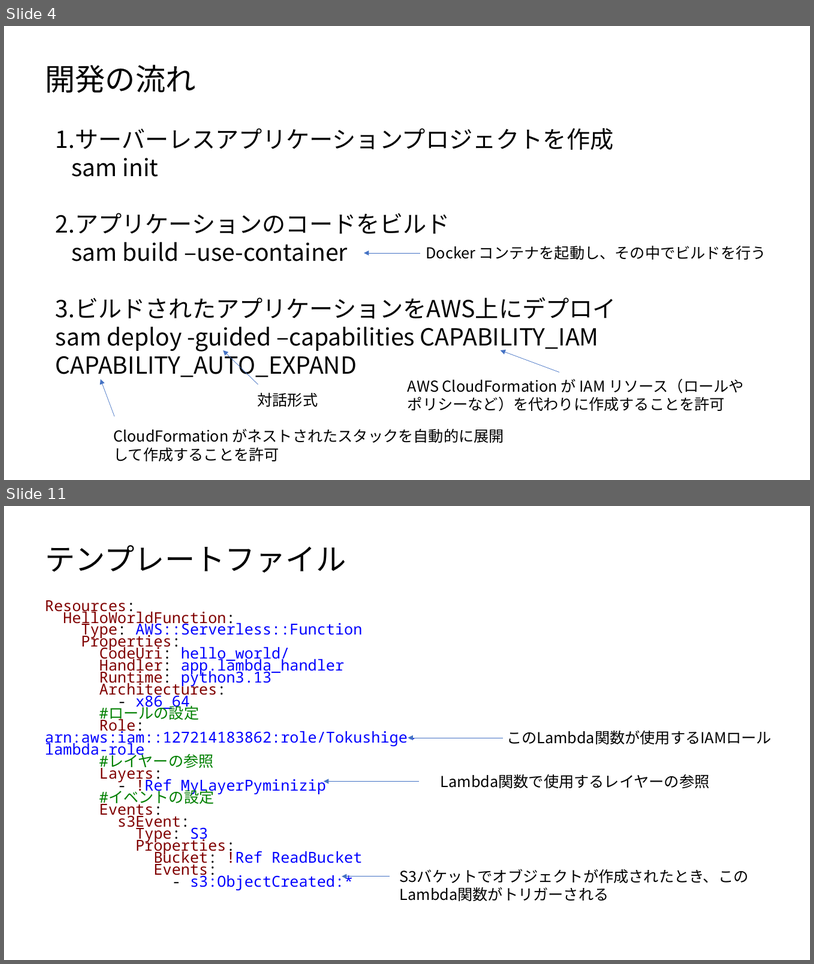
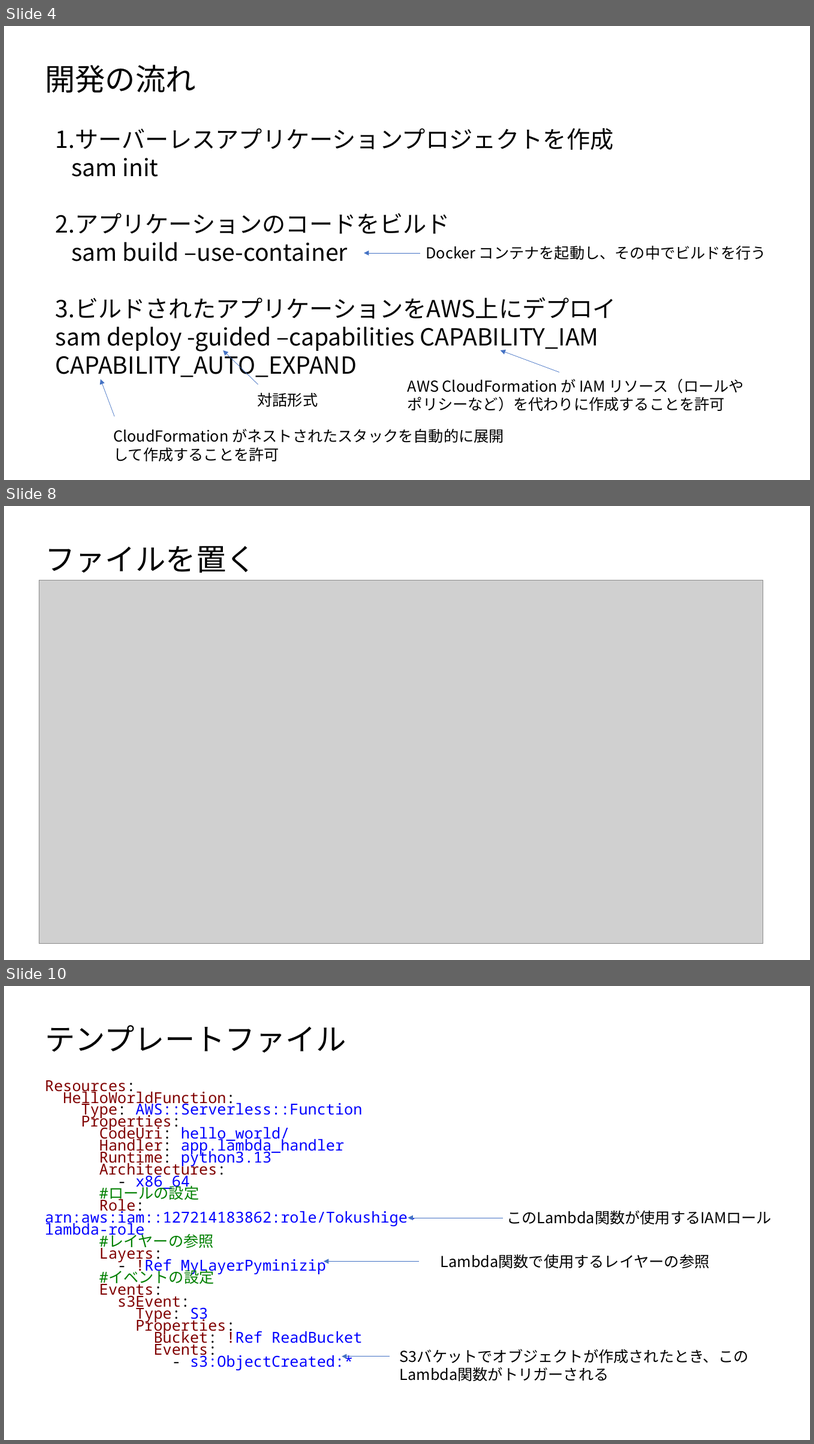
Before and after one commit to TokushigeJunya/test, a slide deck: AWS_SAMを使ったサーバレスアプリ開発.pptx. Shown one above the other, each under a label of ours: slides 4 and 11 before the commit, slides 4, 8 and 10 after it; the slides between them are not shown. The pictures are 814x964 and 814x1444 pixels, drawn with LibreOffice and Linux fonts; fonts in the diff are those of the drawing; grey boxes stand for pictures. Boxes give left, top, right and bottom in pixels: in the first picture for what was removed or moved away, otherwise in the second. Text is boxed around its words. In the diff, an @@ line names an element or a change of style, - is before the commit and + after.

```diff
--- a/AWS_SAMを使ったサーバレスアプリ開発.pptx
+++ b/AWS_SAMを使ったサーバレスアプリ開発.pptx
@@ slide 8 added at [4,506,810,960], background #FFFFFF @@
@@ text added at [45,546,257,573], 36 pt, text #000000 @@
+ファイルを置く
@@ picture added at [39,580,764,943] @@
@@ what was slide 11 is now slide 10 @@
```
Also in this commit, not shown: 3 slides changed, 2 slides removed.
